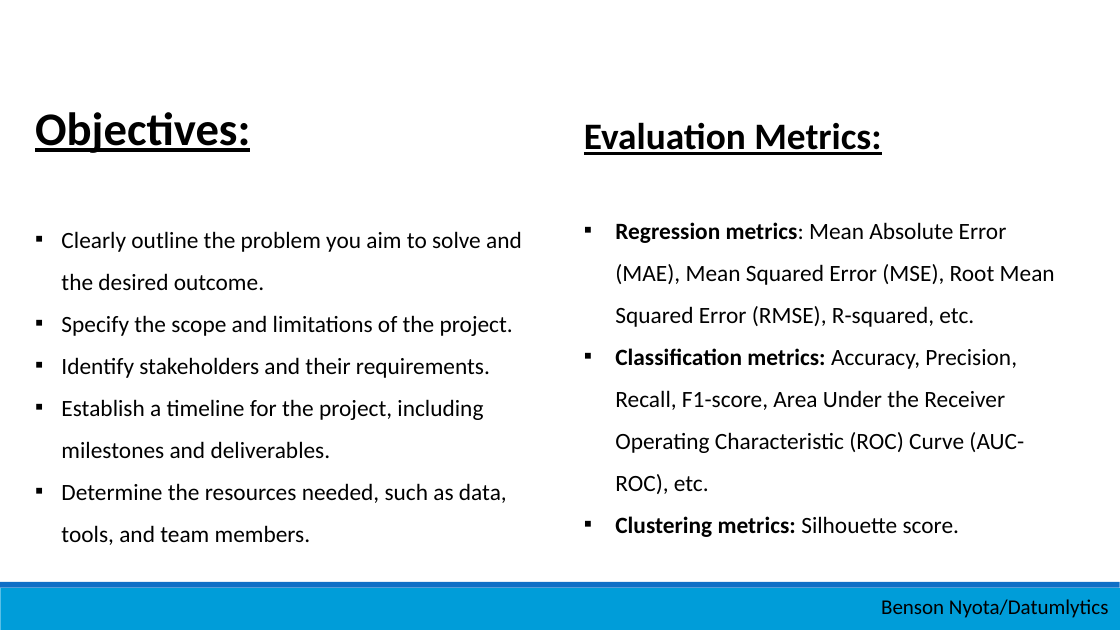
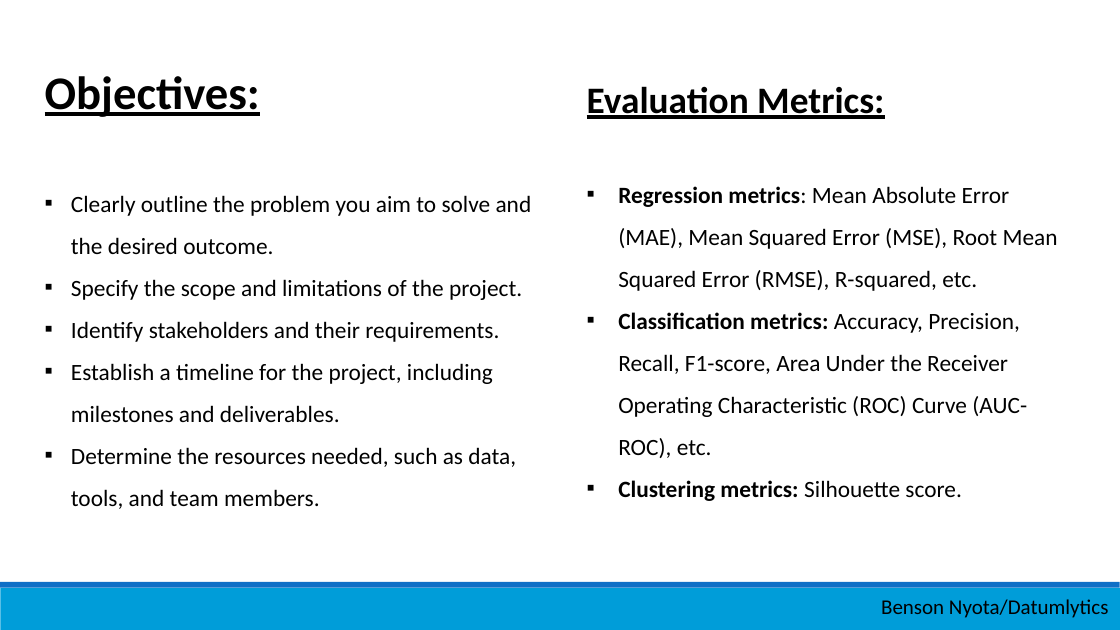
Before and after one commit to Nyotabenson/March24_Resources, a slide deck: slide 6 of 21_Intro... Machine Learning/Introduction_to_ML.pptx. Drawn at 1120x630 pixels with LibreOffice and Linux fonts; fonts in the diff are those of the drawing. Boxes give left, top, right and bottom in pixels: in the first picture for what was removed or moved away, otherwise in the second. Text is boxed around its words. In the diff, an @@ line names an element or a change of style, - is before the commit and + after.

```diff
--- a/21_Intro... Machine Learning/Introduction_to_ML.pptx
+++ b/21_Intro... Machine Learning/Introduction_to_ML.pptx
@@ text "Objectives:": place and size @@
-text "Objectives:" at [35, 112, 522, 545]
+text "Objectives:" at [45, 76, 532, 509]
@@ text "Evaluation Metrics:": place and size @@
-text "Evaluation Metrics:" at [584, 122, 1055, 537]
+text "Evaluation Metrics:" at [587, 86, 1058, 501]
```
Also in this commit, not shown: 5 other slides changed, 6 other files.
